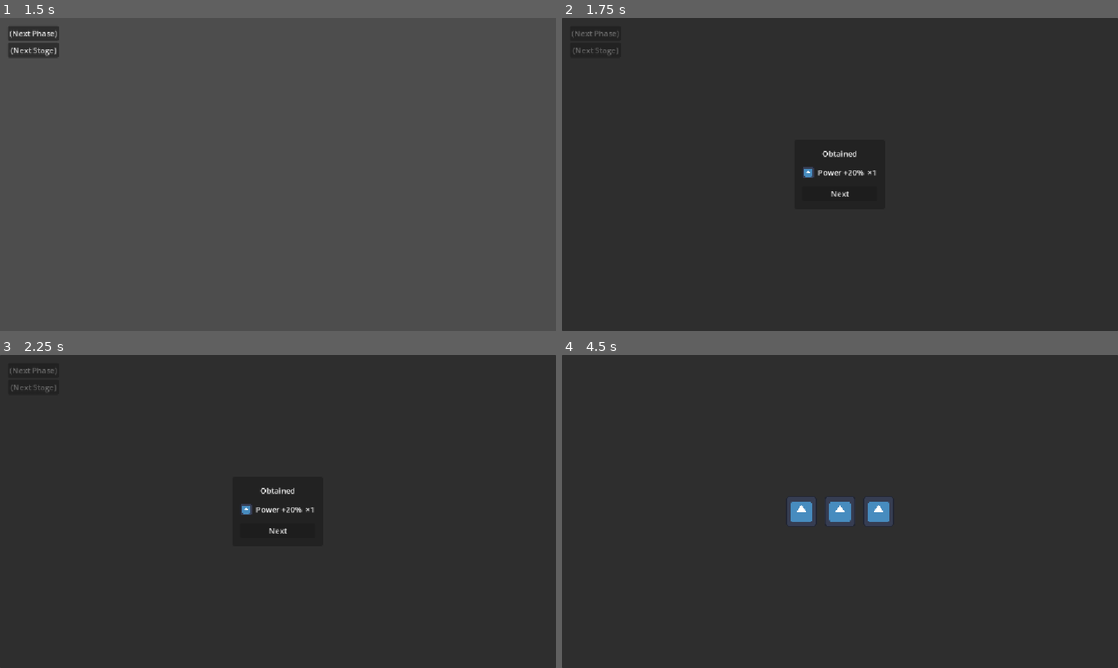
Above: before the commit, frames 1-4 (two rows, left to right).
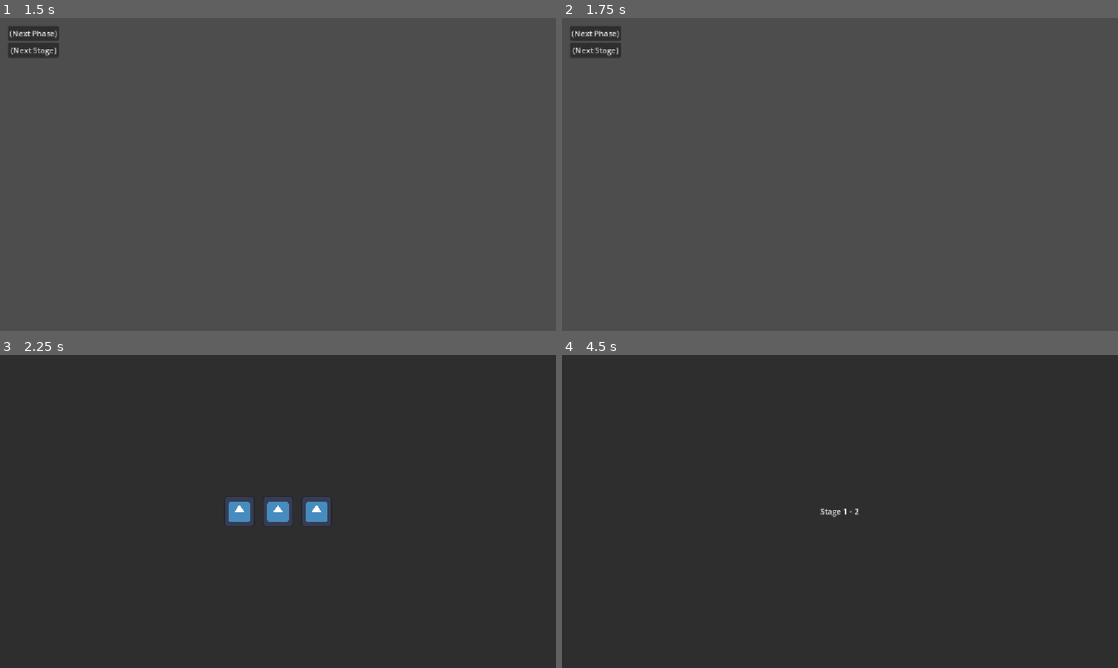
Above: after the commit, the same moments.

Repository: Adnyropast/pwkz-godot-4.7
Game: Godot game, scene res://scenes/stage.tscn
The game is run twice, just before and just after one commit, with the same random seed, the same clock (stepped at 60 frames per second) and the same inputs. The project has no main scene, so this scene is started directly. The engine's default icon, where the game draws it, is replaced by a stand-in: a white triangle on a blue panel in a dark square.
Inputs (mouse positions are in pixels of both pictures, inside the frame that each line leads up to):
- Up to frame 1 (1.5 s): click "(Next Phase)" at 0.5 s; tap Enter (ui_accept) at 1.25 s
- Up to frame 2 (1.75 s): tap Enter (ui_accept) at 1.52 s
- Up to frame 3 (2.25 s): click "(Next Phase)" at 2 s
- Up to frame 4 (4.5 s): click (595, 386) at 2.75 s, where only the run before the commit has a clickable "(Next Stage)"; click "(Next Stage)" at 3.5 s; click (840, 530) at 4.25 s, where only the run before the commit has a clickable "Next"

Frame 1 is identical in both runs. In frame 2, 99% of the frame differs, in the area x 0-100%, y 0-100%; in frame 3, 1.6%; in frame 4, 1.4%.

Commit message:
fix: fix invisible text box input

Diff:
--- a/scenes/stage.gd
+++ b/scenes/stage.gd
@@ -2,6 +2,10 @@
 
 @onready var commands_menu_node: Node = $HBoxContainer/MarginContainer/BattleCommandsMenu
 @onready var text_box_node: Node = $HBoxContainer/BattleTextBoxContainer/BattleTextBox
+
+func _ready() -> void:
+	text_box_node.pause()
+	text_box_node.hide()
 
 func _on_battle_commands_menu_next_phase_button_pressed() -> void:
 	end_phase()
